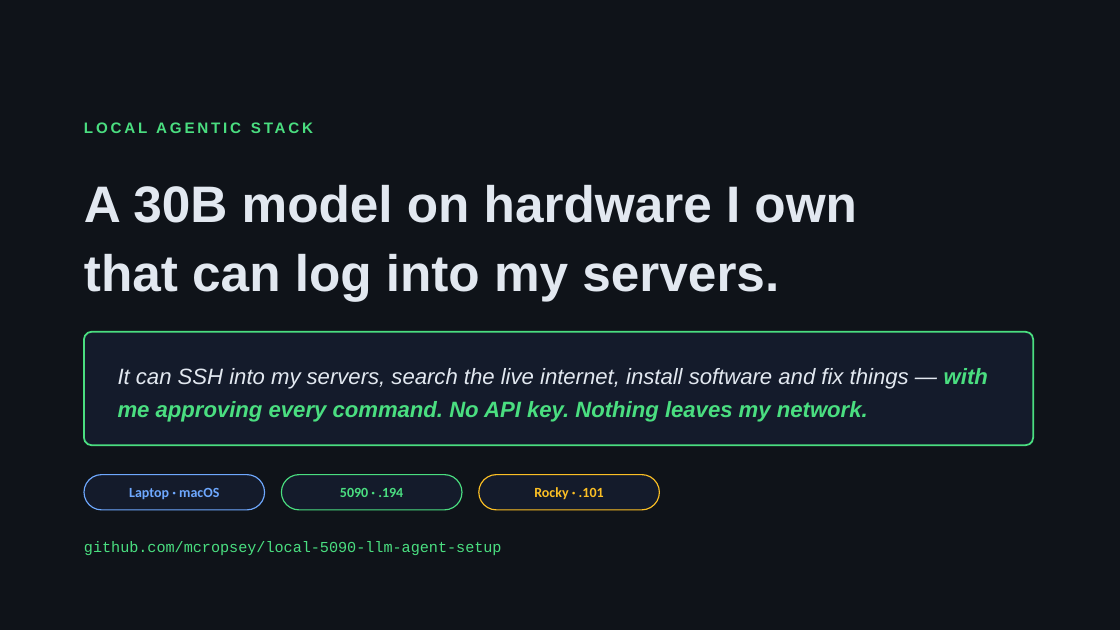
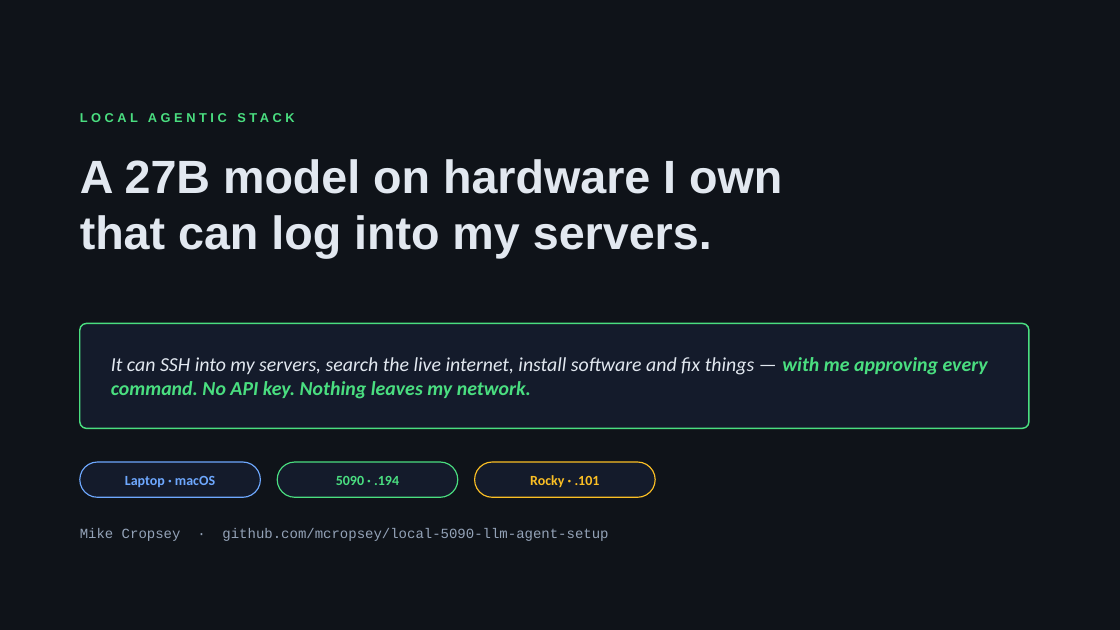
Before and after one commit to mcropsey/local-5090-llm-agent-setup, a slide deck: slide 1 of local-agentic-stack-talk.pptx. Drawn at 1120x630 pixels with LibreOffice and Linux fonts; fonts in the diff are those of the drawing. Boxes give left, top, right and bottom in pixels: in the first picture for what was removed or moved away, otherwise in the second. Text is boxed around its words. In the diff, an @@ line names an element or a change of style, - is before the commit and + after.

```diff
--- a/local-agentic-stack-talk.pptx
+++ b/local-agentic-stack-talk.pptx
@@ text "LOCAL AGENTIC STACK" at [80,109,752,136]: size 13 to 11 pt, letter spacing 2.4 to 3 pt; vertical alignment middle to top @@
@@ text "A 27B model on hardware ...": place and size @@
-text "A 27B model on hardware ..." at [84,185,856,301]
+text "A 27B model on hardware ..." at [80,159,782,258]
@@ text "A 27B model on hardware ..." at [80,159,782,258]: vertical alignment middle to top @@
@@ text at [80,159,782,194]: text changed; size 44 to 40 pt @@
-A 30B model on hardware I own
+A 27B model on hardware I own
@@ text at [80,215,712,258]: size 44 to 40 pt in "that can log into my servers."; line spacing 1.12 to 1 @@
@@ rounded rectangle: place and size @@
-rounded rectangle at [84,332,1033,445]
+rounded rectangle at [80,323,1029,429]
@@ rounded rectangle at [80,323,1029,429]: outline #4ADE80 1.5 pt to #4ADE80 1.25 pt; proportions changed @@
@@ text "It can SSH into my ...": place and size @@
-text "It can SSH into my ..." at [118,368,988,422]
+text "It can SSH into my ..." at [111,357,988,399]
@@ text "It can SSH into my ..." at [111,357,988,399]: size 19 to 17 pt, font Arial to Calibri; line spacing 1.25 to 1 @@
@@ 3 texts, 3 rounded rectangles: place and size @@
-3 texts, 3 rounded rectangles at [84,475,660,510]
+3 texts, 3 rounded rectangles at [80,462,655,497]
@@ text "Mike Cropsey · github.com/mcropsey/local-5090-llm-agent-setu ..." at [80,528,608,541]: vertical alignment middle to top @@
@@ text at [80,528,608,541]: text changed; size 13 to 12 pt; text colour #4ADE80 to #94A3B8 @@
-github.com/mcropsey/local-5090-llm-agent-setup
+Mike Cropsey · github.com/mcropsey/local-5090-llm-agent-setup
```
Also in this commit, not shown: 3 other slides changed, 5 slides added, 1 slide removed.
